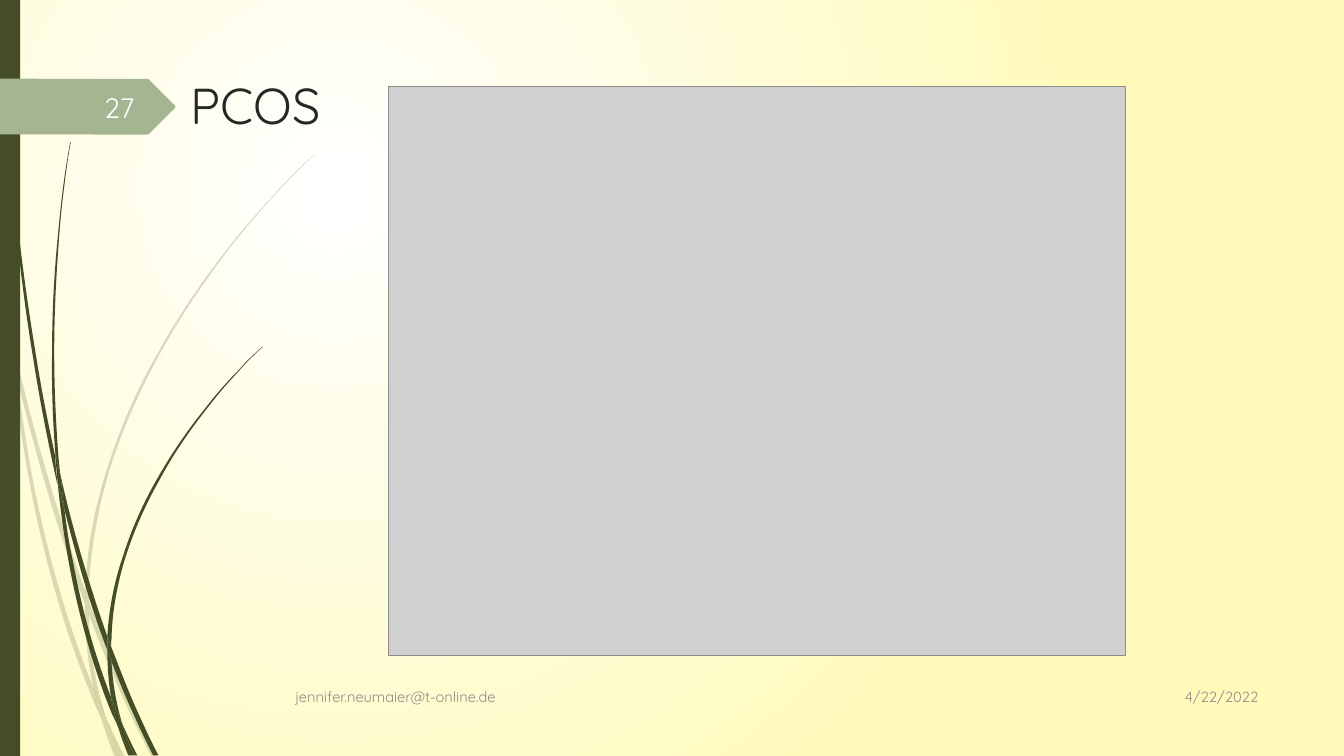
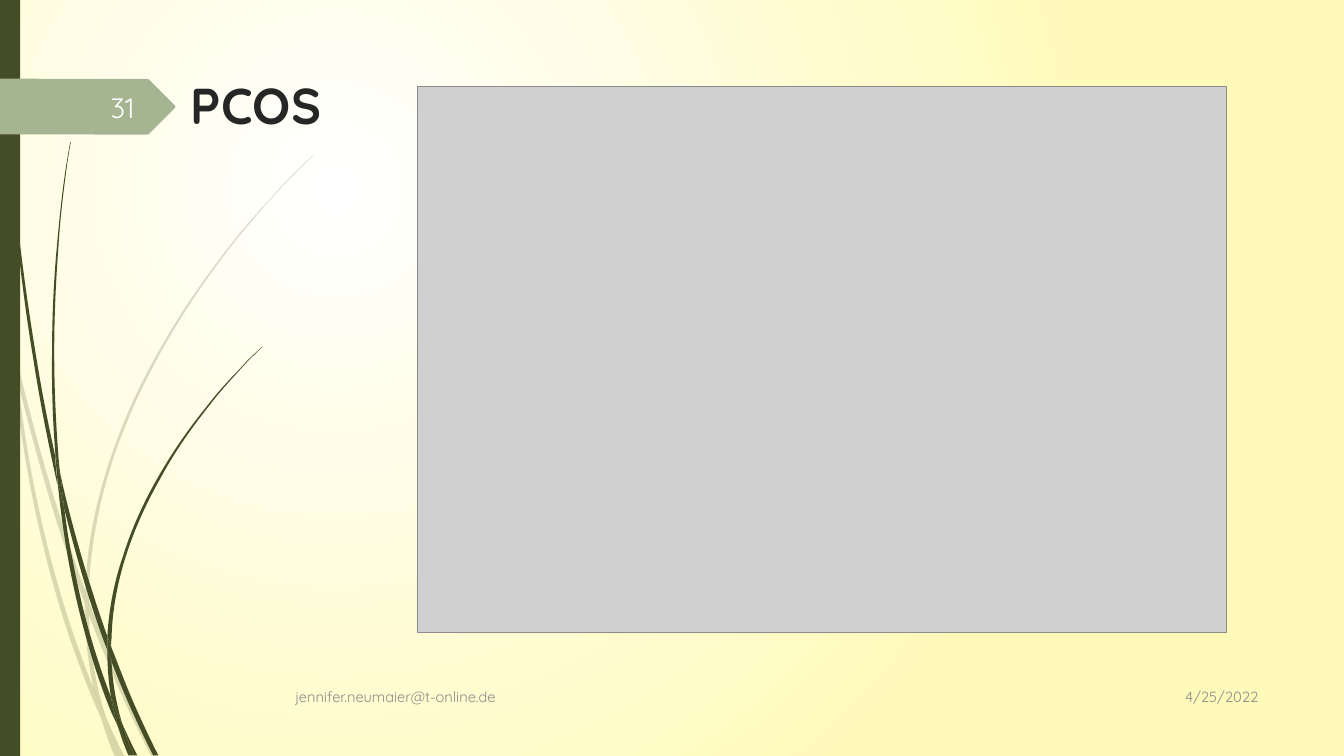
Before and after one commit to JenniferNeumaier/ml_coda, a slide deck: slide 31 of doc/Project_structure_notes.pptx (slide 27 before the commit). Drawn at 1344x756 pixels with LibreOffice and Linux fonts; fonts in the diff are those of the drawing; grey boxes stand for pictures. Boxes give left, top, right and bottom in pixels: in the first picture for what was removed or moved away, otherwise in the second. Text is boxed around its words. In the diff, an @@ line names an element or a change of style, - is before the commit and + after.

```diff
--- a/doc/Project_structure_notes.pptx
+++ b/doc/Project_structure_notes.pptx
@@ title "PCOS" at box(191, 88, 321, 125): bold on @@
@@ picture: place and size @@
-picture at box(389, 87, 1126, 655)
+picture at box(417, 87, 1226, 632)
@@ page number at box(111, 98, 135, 118): text changed @@
-27
+31
@@ text at box(1185, 690, 1258, 704): text changed @@
-4/22/2022
+4/25/2022
```
Also in this commit, not shown: 24 other slides changed, 4 slides added, 38 other files.
